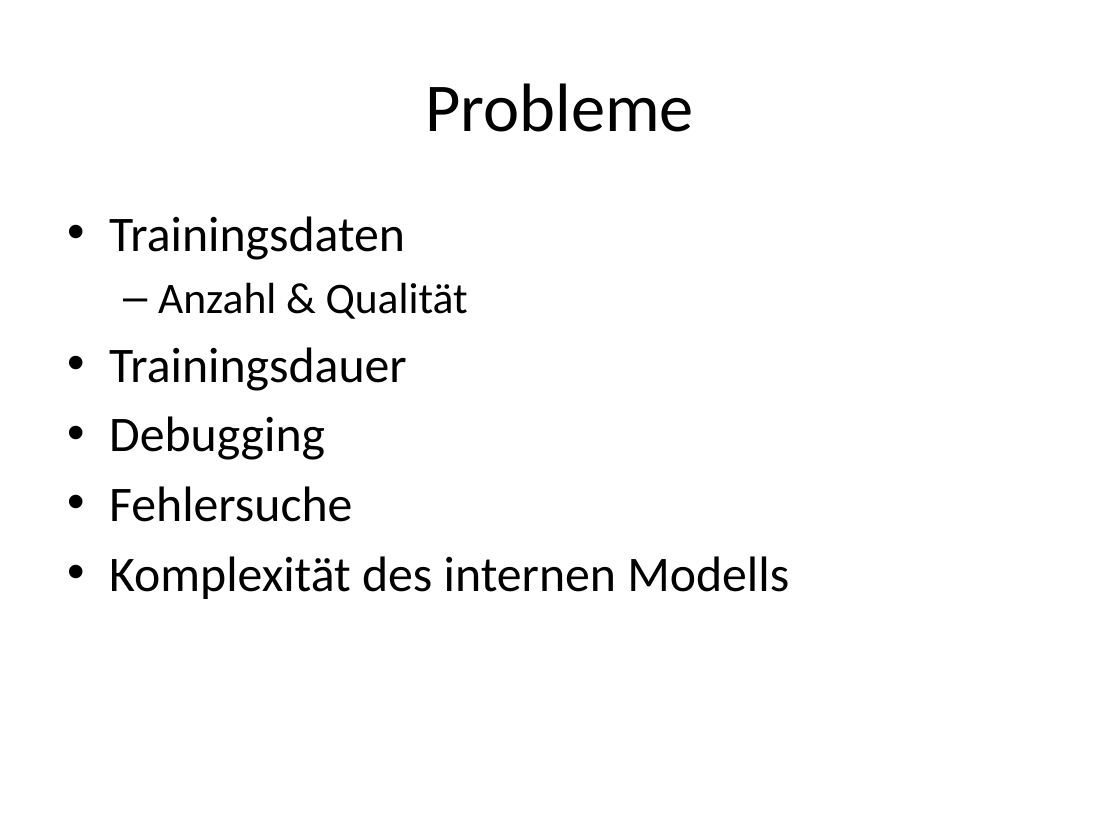
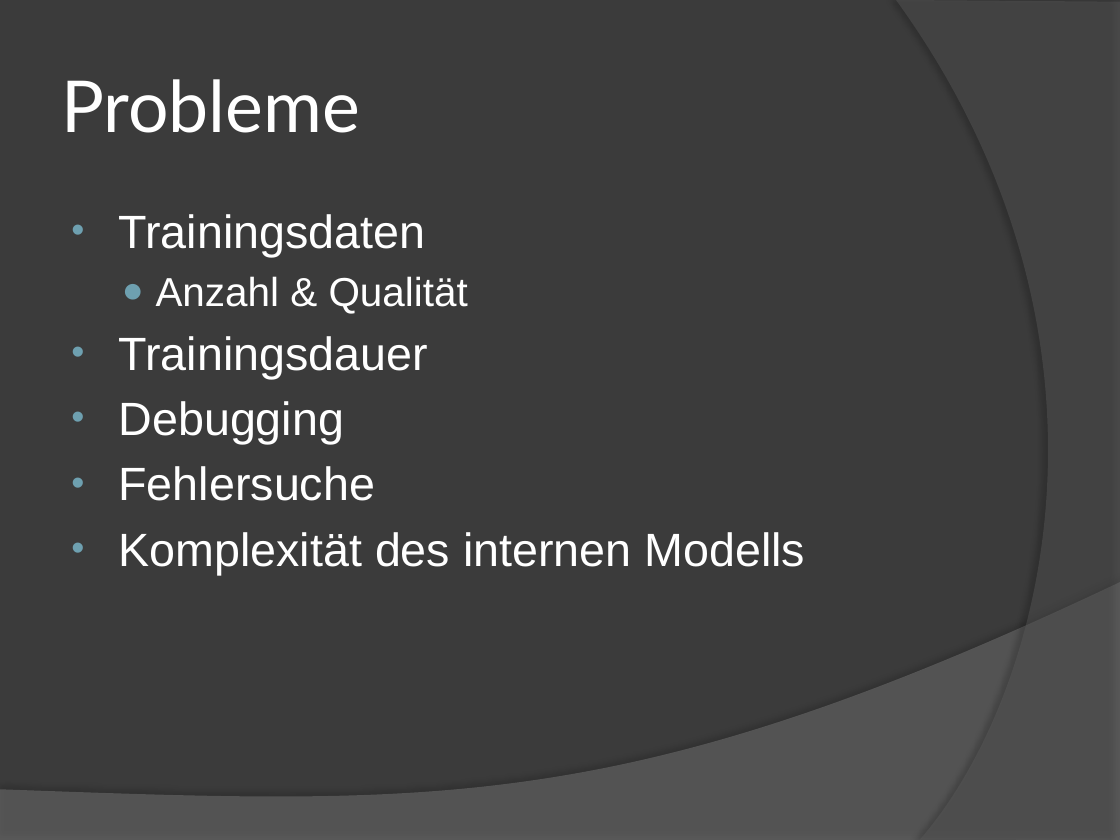
Before and after one commit to schroedingerskatze42/project, a slide deck: slide 15 of documentation/presentation/Image Deobfuscation.pptx (slide 12 before the commit). Drawn at 1120x840 pixels with LibreOffice and Linux fonts; fonts in the diff are those of the drawing. Boxes give left, top, right and bottom in pixels: in the first picture for what was removed or moved away, otherwise in the second. Text is boxed around its words. In the diff, an @@ line names an element or a change of style, - is before the commit and + after.

```diff
--- a/documentation/presentation/Image Deobfuscation.pptx
+++ b/documentation/presentation/Image Deobfuscation.pptx
@@ background #FFFFFF to #3B3B3B @@
@@ freeform shape added at bbox=[896, 0, 1120, 840], fill #5E5E5E at 40% opacity @@
@@ title "Probleme" at bbox=[62, 79, 360, 133]: size 44 to 46 pt, font Calibri to Lato, text colour #000000 to #FFFFFF; alignment centre to left @@
@@ text "Trainingsdaten" at bbox=[119, 214, 806, 575]: size 32 to 30 pt in "Trainingsdaten", "Trainingsdauer", "Debugging", "Fehlersuche" and 1 more places; font Calibri to Arial, text colour #000000 to #FFFFFF; size 28 to 26 pt in "Anzahl & Qualität"; indent changed; bullet – to ● @@
@@ freeform shape added at bbox=[0, 582, 1120, 840], fill #7F7F7F at 45% opacity @@
```
Also in this commit, not shown: 5 other slides changed, 10 slides added, 7 slides removed, 14 other files.
